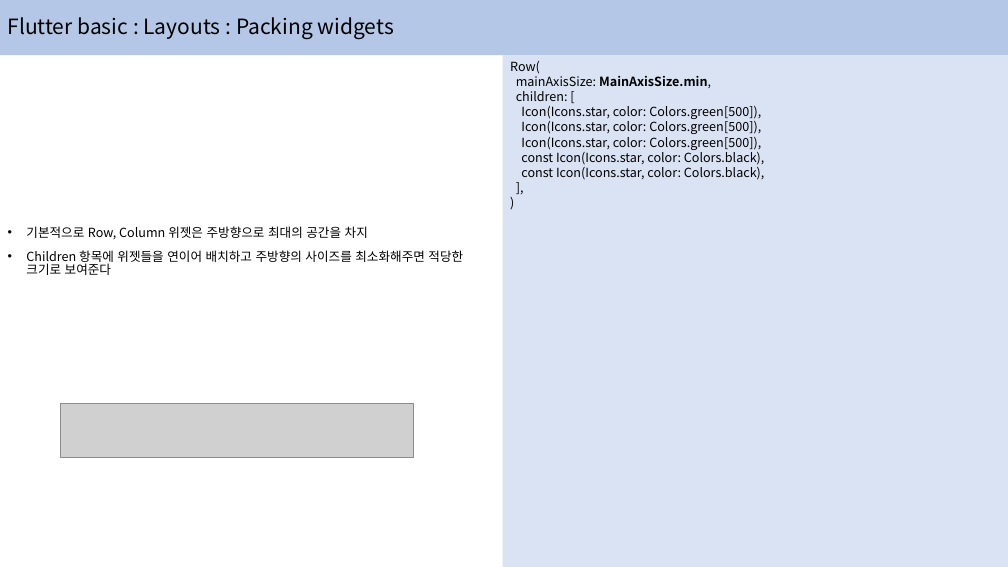
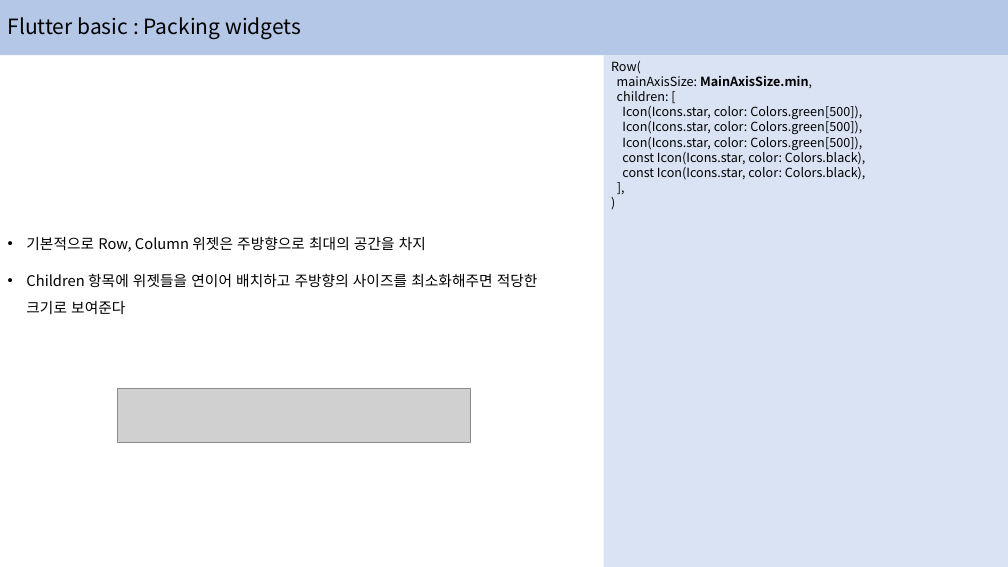
Before and after one commit to hongjaikim/lecture, a slide deck: slide 17 of flutter/Google_Flutter_-2.pptx (slide 18 before the commit). Drawn at 1008x567 pixels with LibreOffice and Linux fonts; fonts in the diff are those of the drawing; grey boxes stand for pictures. Boxes give left, top, right and bottom in pixels: in the first picture for what was removed or moved away, otherwise in the second. Text is boxed around its words. In the diff, an @@ line names an element or a change of style, - is before the commit and + after.

```diff
--- a/flutter/Google_Flutter_-2.pptx
+++ b/flutter/Google_Flutter_-2.pptx
@@ title at bbox=[8, 17, 301, 39]: text changed @@
-Flutter basic : Layouts : Packing widgets
+Flutter basic : Packing widgets
@@ rectangle "Row(": place and size @@
-rectangle "Row(" at bbox=[503, 55, 1008, 567]
+rectangle "Row(" at bbox=[604, 55, 1008, 567]
@@ text "기본적으로 Row, Column 위젯은 주방향으로 ..." at bbox=[26, 236, 538, 314]: size 12 to 14 pt; line spacing 0.9 to 1.5 @@
@@ picture: place and size @@
-picture at bbox=[60, 403, 414, 457]
+picture at bbox=[117, 389, 470, 443]
```
Also in this commit, not shown: 25 other slides changed, 6 slides added, 3 other files.
